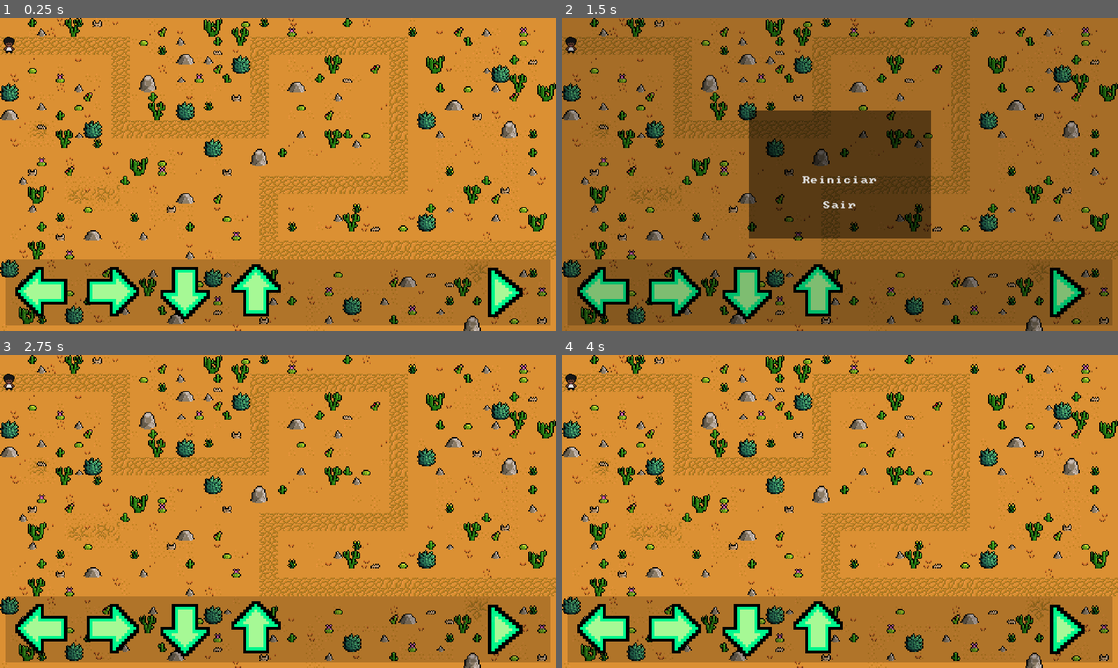
Above: before the commit, frames 1-4 (two rows, left to right).
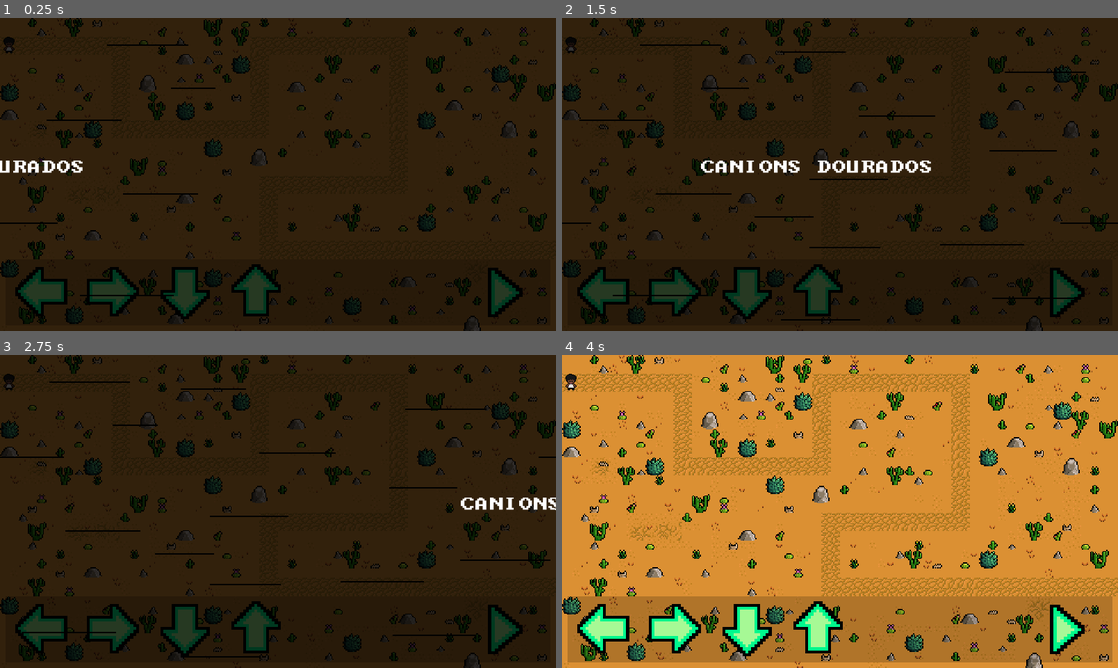
Above: after the commit, the same moments.

Repository: 2023M1T7-Inteli/grupo3
Game: Godot game, scene res://Telas/fase1.tscn
The game is run twice, just before and just after one commit, with the same random seed, the same clock (stepped at 60 frames per second) and the same inputs. This scene is started directly instead of the project's main scene. Sound files missing from this copy of the repository are replaced by a short silence.
Inputs (mouse positions are in pixels of both pictures, inside the frame that each line leads up to):
- Up to frame 1 (0.25 s): no input
- Up to frame 2 (1.5 s): click (1067, 293) at 0.5 s; click (1067, 293) at 1.25 s
- Up to frame 3 (2.75 s): click (278, 514) at 2 s, where only the run before the commit has a clickable "Reiniciar"
- Up to frame 4 (4 s): click (606, 627) at 2.75 s; click (673, 627) at 3.5 s

The runs differ from the first frame. In frame 1, 95% of the frame differs, in the area x 0-100%, y 0-100%; in frame 2, 94%; in frame 3, 95%; in frame 4, nothing differs.

Commit message:
Atualização fase 1

Diff:
--- /dev/null
+++ b/src/projetoMandacaru v0.0.5/Codigos/fase1.gd
@@ -0,0 +1,6 @@
+extends Node2D
+
+
+func _process(delta):
+	if $"transiçãoVento".terminou:
+		$"transiçãoVento".visible = false
--- a/src/projetoMandacaru v0.0.5/Codigos/primeiraTela.gd
+++ b/src/projetoMandacaru v0.0.5/Codigos/primeiraTela.gd
@@ -13,4 +13,4 @@
 #função que inicializa quando um corpo entra no alcance
 func _on_areaDeColisao_body_entered(body):
 	#busca a próxima cena e a sentencia
-	$mapa/corpoJogador.trocarcena()
+	$personagemCena/corpoJogador.trocarcena()
--- /dev/null
+++ b/src/projetoMandacaru v0.0.5/Codigos/testeTransição.gd
@@ -0,0 +1,17 @@
+extends Node2D
+
+var terminou = false
+
+func _ready():
+	$AnimationPlayer.play("tittle")
+
+func _process(delta):
+	$Sprite.position.x += 50
+	$Sprite2.position.x += 50
+	if $Sprite.position.x >= 1920+1920/2:
+		$Sprite.position.x = -1920/2
+	if $Sprite2.position.x >= 1920+1920/2:
+		$Sprite2.position.x = -1920/2
+
+func _on_AnimationPlayer_animation_finished(anim_name):
+	terminou = true
--- a/src/projetoMandacaru v0.0.5/Telas/fase1.tscn
+++ b/src/projetoMandacaru v0.0.5/Telas/fase1.tscn
@@ -1,8 +1,10 @@
-[gd_scene load_steps=9 format=2]
+[gd_scene load_steps=11 format=2]
 
 [ext_resource path="res://Imagens/Minifantasy_DesolateDesert_Assets/Props/Minifantasy_DesolateDesertProps.png" type="Texture" id=1]
 [ext_resource path="res://Imagens/Minifantasy_DesolateDesertTiles.png" type="Texture" id=2]
 [ext_resource path="res://Telas/personagemCena.tscn" type="PackedScene" id=3]
+[ext_resource path="res://Telas/testeTransição.tscn" type="PackedScene" id=4]
+[ext_resource path="res://Codigos/fase1.gd" type="Script" id=5]
 [ext_resource path="res://Telas/interface.tscn" type="PackedScene" id=6]
 
 [sub_resource type="TileSet" id=1]
@@ -568,6 +570,7 @@
 25/z_index = 0
 
 [node name="fase1" type="Node2D"]
+script = ExtResource( 5 )
 
 [node name="fundo" type="TileMap" parent="."]
 scale = Vector2( 4, 4 )
@@ -594,3 +597,5 @@
 
 [node name="personagemCena" parent="." instance=ExtResource( 3 )]
 position = Vector2( -74, -34 )
+
+[node name="transiçãoVento" parent="." instance=ExtResource( 4 )]
--- /dev/null
+++ b/src/projetoMandacaru v0.0.5/Telas/testeTransição.tscn
@@ -0,0 +1,93 @@
+[gd_scene load_steps=8 format=2]
+
+[ext_resource path="res://Fonts/classic_memesbruh03.ttf" type="DynamicFontData" id=1]
+[ext_resource path="res://Imagens/arSprite.png" type="Texture" id=2]
+[ext_resource path="res://Codigos/testeTransição.gd" type="Script" id=3]
+
+[sub_resource type="Animation" id=1]
+length = 0.001
+tracks/0/type = "value"
+tracks/0/path = NodePath("Label:rect_position")
+tracks/0/interp = 1
+tracks/0/loop_wrap = true
+tracks/0/imported = false
+tracks/0/enabled = true
+tracks/0/keys = {
+"times": PoolRealArray( 0 ),
+"transitions": PoolRealArray( 1 ),
+"update": 0,
+"values": [ Vector2( -1011, 457 ) ]
+}
+tracks/1/type = "value"
+tracks/1/path = NodePath("Sprite:position")
+tracks/1/interp = 1
+tracks/1/loop_wrap = true
+tracks/1/imported = false
+tracks/1/enabled = true
+tracks/1/keys = {
+"times": PoolRealArray( 0 ),
+"transitions": PoolRealArray( 1 ),
+"update": 0,
+"values": [ Vector2( -960, 540 ) ]
+}
+
+[sub_resource type="Animation" id=2]
+resource_name = "tittle"
+length = 3.0
+tracks/0/type = "value"
+tracks/0/path = NodePath("Label:rect_position")
+tracks/0/interp = 1
+tracks/0/loop_wrap = true
+tracks/0/imported = false
+tracks/0/enabled = true
+tracks/0/keys = {
+"times": PoolRealArray( 0, 0.7, 2.2, 3 ),
+"transitions": PoolRealArray( 1, 1, 1, 1 ),
+"update": 0,
+"values": [ Vector2( -1011, 457 ), Vector2( 158, 457 ), Vector2( 600, 457 ), Vector2( 1920, 457 ) ]
+}
+
+[sub_resource type="DynamicFont" id=3]
+size = 102
+font_data = ExtResource( 1 )
+
+[sub_resource type="Theme" id=4]
+default_font = SubResource( 3 )
+
+[node name="transiçãoVento" type="Node2D"]
+script = ExtResource( 3 )
+
+[node name="AnimationPlayer" type="AnimationPlayer" parent="."]
+anims/RESET = SubResource( 1 )
+anims/tittle = SubResource( 2 )
+
+[node name="ColorRect" type="ColorRect" parent="."]
+margin_right = 1920.0
+margin_bottom = 1080.0
+color = Color( 0, 0, 0, 0.768627 )
+
+[node name="Label" type="Label" parent="."]
+anchor_left = 0.5
+anchor_top = 0.5
+anchor_right = 0.5
+anchor_bottom = 0.5
+margin_left = -1011.0
+margin_top = 457.0
+margin_right = -34.9937
+margin_bottom = 558.0
+theme = SubResource( 4 )
+text = "CANIONS DOURADOS"
+align = 1
+valign = 1
+
+[node name="Sprite" type="Sprite" parent="."]
+position = Vector2( -960, 540 )
+scale = Vector2( 5, 5 )
+texture = ExtResource( 2 )
+
+[node name="Sprite2" type="Sprite" parent="."]
+position = Vector2( -2880, 540 )
+scale = Vector2( 5, 5 )
+texture = ExtResource( 2 )
+
+[connection signal="animation_finished" from="AnimationPlayer" to="." method="_on_AnimationPlayer_animation_finished"]
Binary file added: src/projetoMandacaru v0.0.5/Imagens/arSprite.png
Not shown, added: src/projetoMandacaru v0.0.5/Imagens/arSprite.png.import
